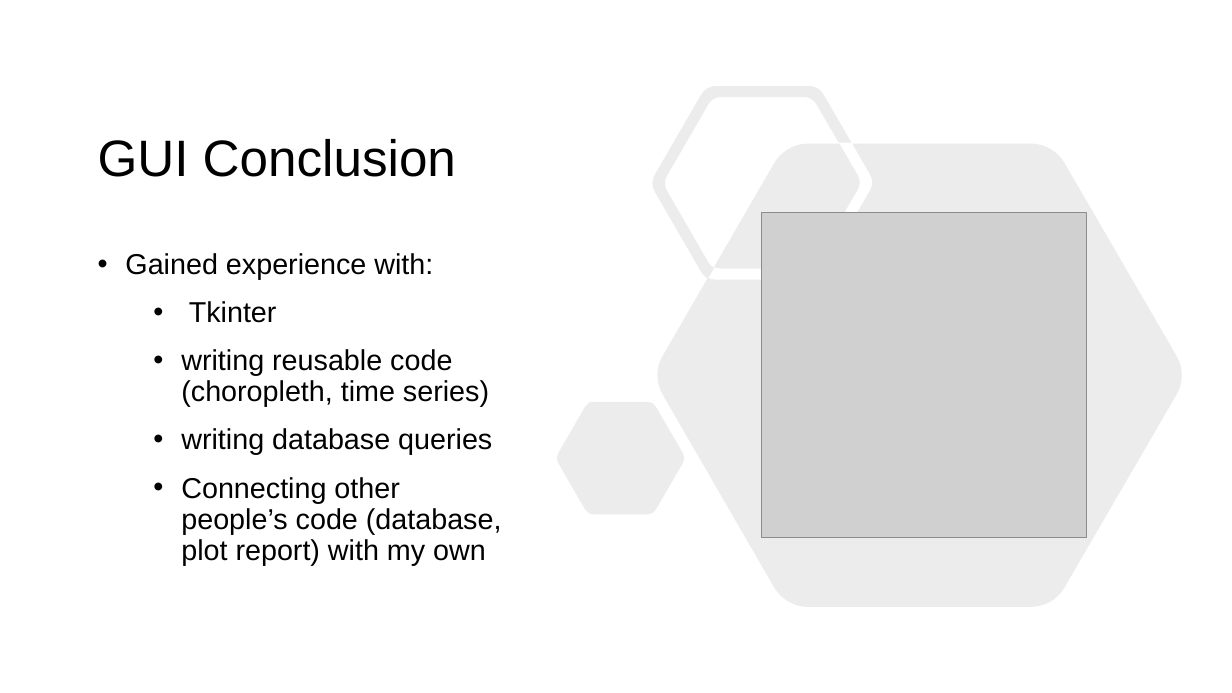
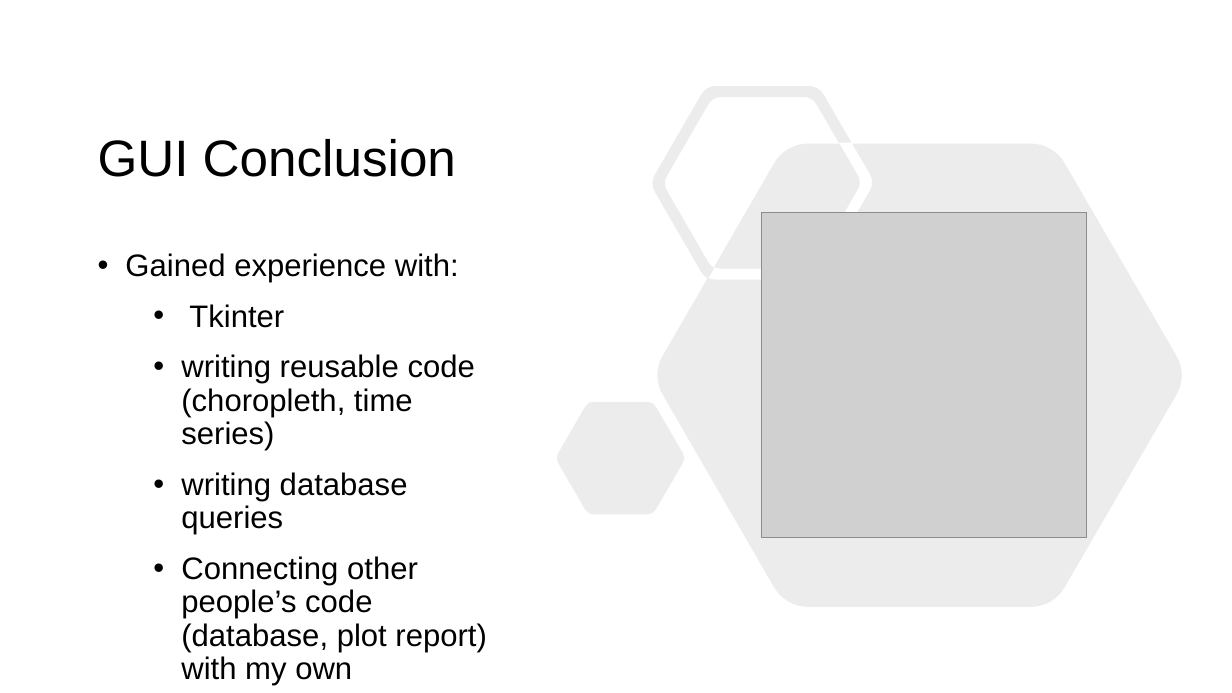
Before and after one commit to tkudryn/cs450-final, a slide deck: slide 14 of final/presentation.pptx. Drawn at 1232x693 pixels with LibreOffice and Linux fonts; fonts in the diff are those of the drawing; grey boxes stand for pictures. Boxes give left, top, right and bottom in pixels: in the first picture for what was removed or moved away, otherwise in the second. Text is boxed around its words. In the diff, an @@ line names an element or a change of style, - is before the commit and + after.

```diff
--- a/final/presentation.pptx
+++ b/final/presentation.pptx
@@ text "Gained experience with:" at <box>125,253,487,686</box>: size 18.5 to 20 pt @@
```
Also in this commit, not shown: 1 other slide changed, 2 other files.
